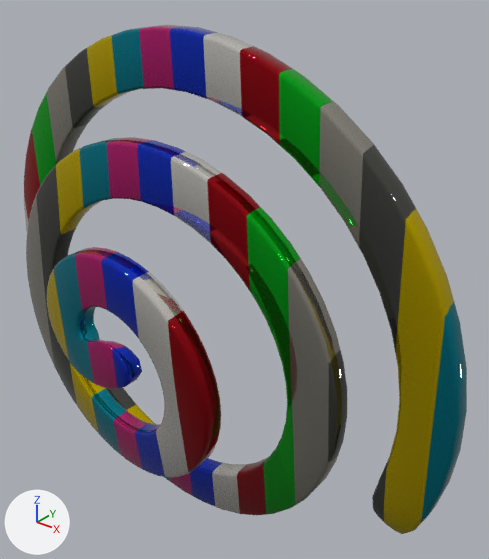
Before and after pictures for a commit that changed the FBX model arfoundation-samples-4.1/Assets/Shape/FBX-OnSTick_33SET/B-2_Onstick.fbx.
Rendered twice from a camera (50 mm lens) standing at (0.851, -0.836, 1.084) and looking at (0.154, 0.035, 0.544). The axes (+X, +Y, +Z) are drawn at lower left. The lights are the same throughout. Where no turn or scale is listed for an object, it has been applied to the vertices.

Names of what the first picture shows: 'B-2'.
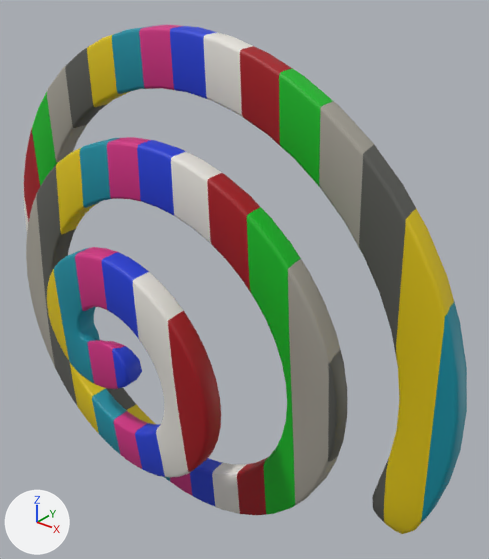
Where the newer file only moved an object's origin or applied its transform, the numbers keep the older frame.

The change, as a diff of the scene's bpy script:
```diff
--- a/arfoundation-samples-4.1/Assets/Shape/FBX-OnSTick_33SET/B-2_Onstick.fbx.py
+++ b/arfoundation-samples-4.1/Assets/Shape/FBX-OnSTick_33SET/B-2_Onstick.fbx.py
@@ mat_b_2 @@
 mat_b_2.texture = img_b_2_jpg
-mat_b_2.metallic = 0.85
-mat_b_2.roughness = 0.0
+mat_b_2.roughness = 0.553
```

Boxes (x1, y1, x2, y2) around the edits, measured in the pictures (489 x 559 px):
'B-2', surface changed
    both: (24, 25, 467, 534)
